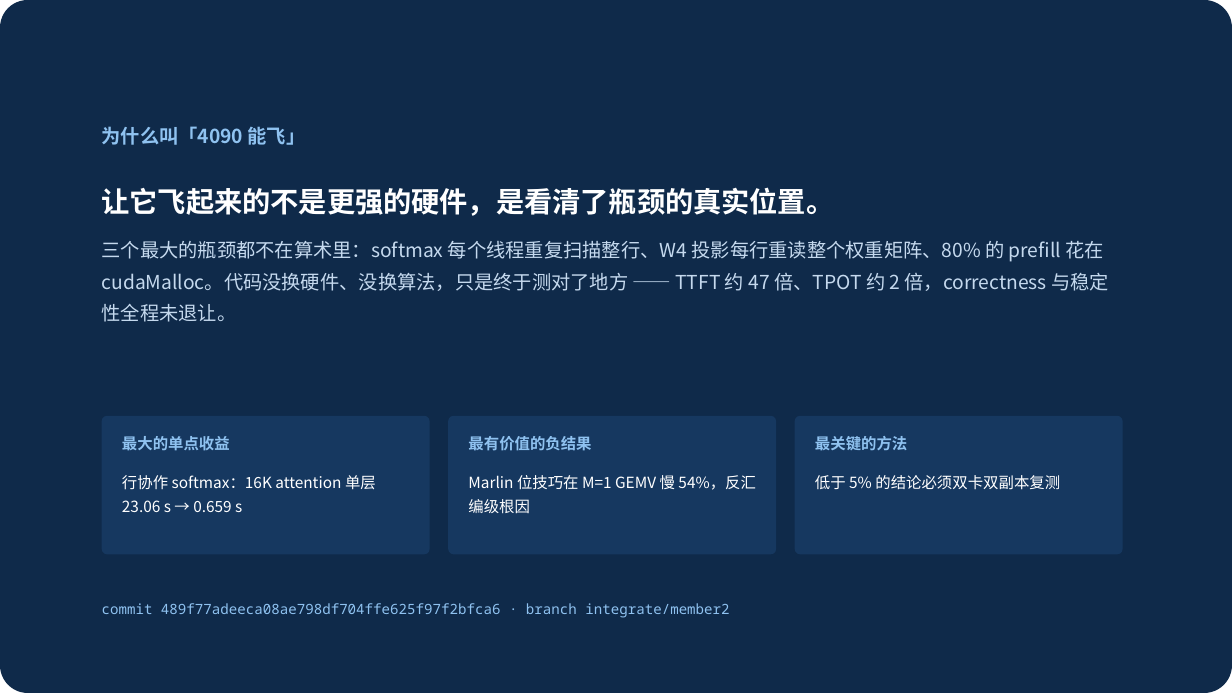
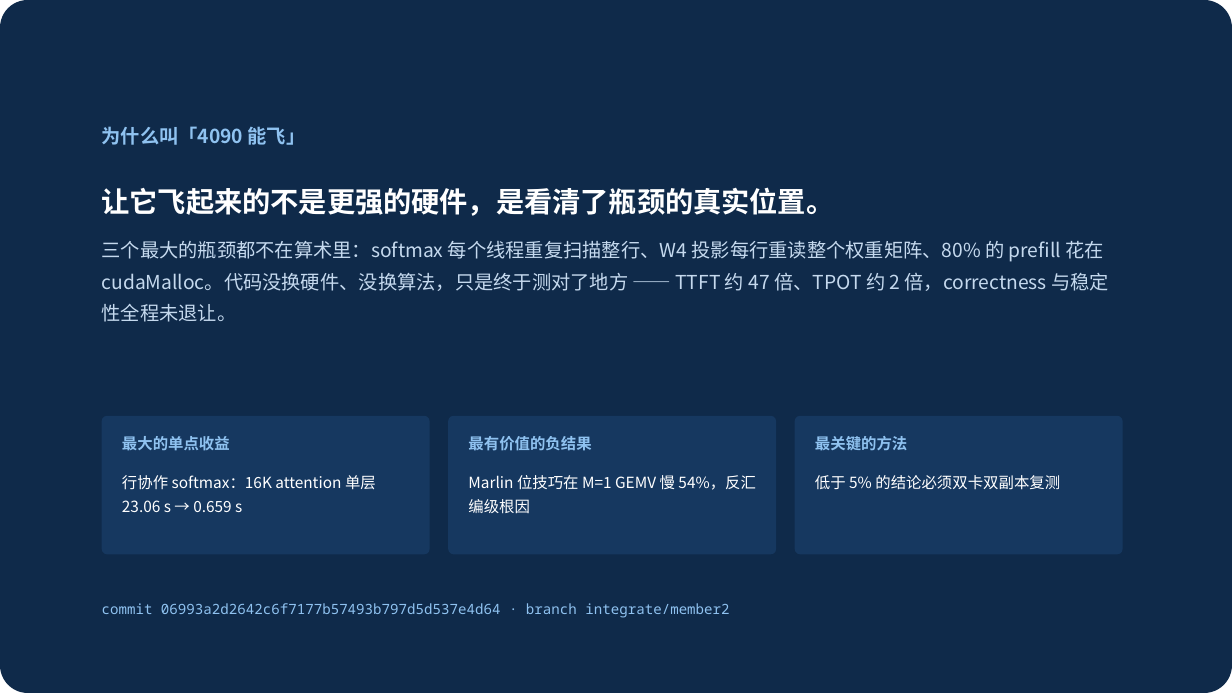
Before and after one commit to mygqdmmss/ApxInf, a slide deck: slide 15 of pdf/项目6_程仁龙_4090能飞_v1.pptx (slide 14 before the commit). Drawn at 1232x693 pixels with LibreOffice and Linux fonts; fonts in the diff are those of the drawing. Boxes give left, top, right and bottom in pixels: in the first picture for what was removed or moved away, otherwise in the second. Text is boxed around its words. In the diff, an @@ line names an element or a change of style, - is before the commit and + after.

```diff
--- a/pdf/项目6_程仁龙_4090能飞_v1.pptx
+++ b/pdf/项目6_程仁龙_4090能飞_v1.pptx
@@ text at (x1=102, y1=603, x2=729, y2=618): text changed @@
-commit 489f77adeeca08ae798df704ffe625f97f2bfca6 · branch integrate/member2
+commit 06993a2d2642c6f7177b57493b797d5d537e4d64 · branch integrate/member2
```
Also in this commit, not shown: 5 other slides changed, 1 slide added, 3 other files.
